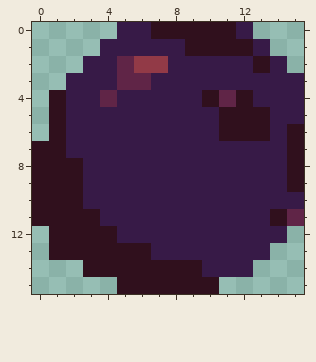
Pixel-art sprite, stored at Source/Sprites/aseprite/Blueberry.png. The picture above is the old version.
The file is 16x16 pixels.
The same view after the edit:
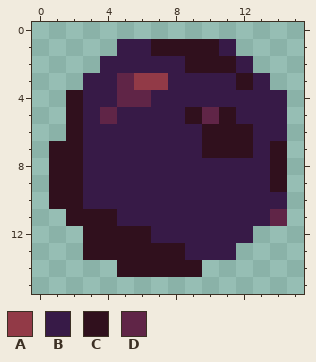
Palette (. is transparent): A #923a47  B #371a47  C #30101d  D #602547
Log entry: Fix problems with blueberry and shroom
Edits made:
y 0: x 5..12 BBCCCCCB -> ........
y 1: x 4 B -> .; x 7..8 BB -> CC; x 11..13 CCB -> B..
y 2: x 3 B -> .; x 5..7 DAA -> BBB; x 9..11 BBB -> CCC; x 13..14 CB -> ..
y 3: x 2 B -> .; x 6..7 DB -> AA; x 12 B -> C; x 14..15 BB -> ..
y 4: x 1..2 CB -> .C; x 4..6 DBB -> BDD; x 10..12 CDC -> BBB; x 15 B -> .
y 5: x 1..2 CB -> .C; x 4 B -> D; x 9..10 BB -> CD; x 12..13 CC -> BB; x 15 B -> .
y 6: x 1..2 CB -> .C; x 10 B -> C; x 13 C -> B; x 15 C -> .
y 7: x 0 C -> .; x 2 B -> C; x 10..12 BBB -> CCC; x 14..15 BC -> C.
y 8..9: x 0 C -> .; x 14..15 BC -> C.
y 10: x 0 C -> .; x 15 B -> .
y 11: x 0..1 CC -> ..; x 4 B -> C; x 14..15 CD -> D.
y 12: x 1..2 CC -> ..; x 5..6 BB -> CC; x 13..14 BB -> ..
y 13: x 1..2 CC -> ..; x 7..8 BB -> CC; x 12..13 BB -> ..
y 14: x 3..4 CC -> ..; x 10..12 BBB -> ...
y 15: x 5..10 CCCCCC -> ......
